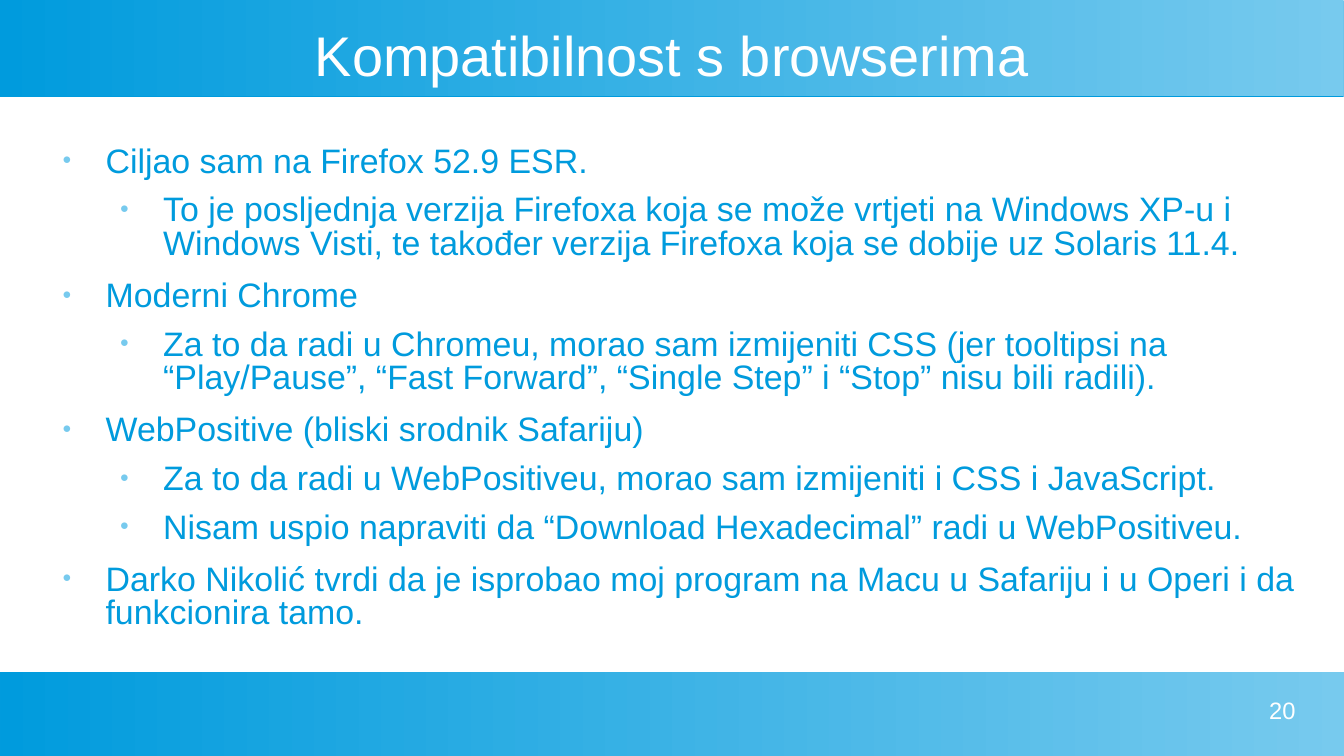
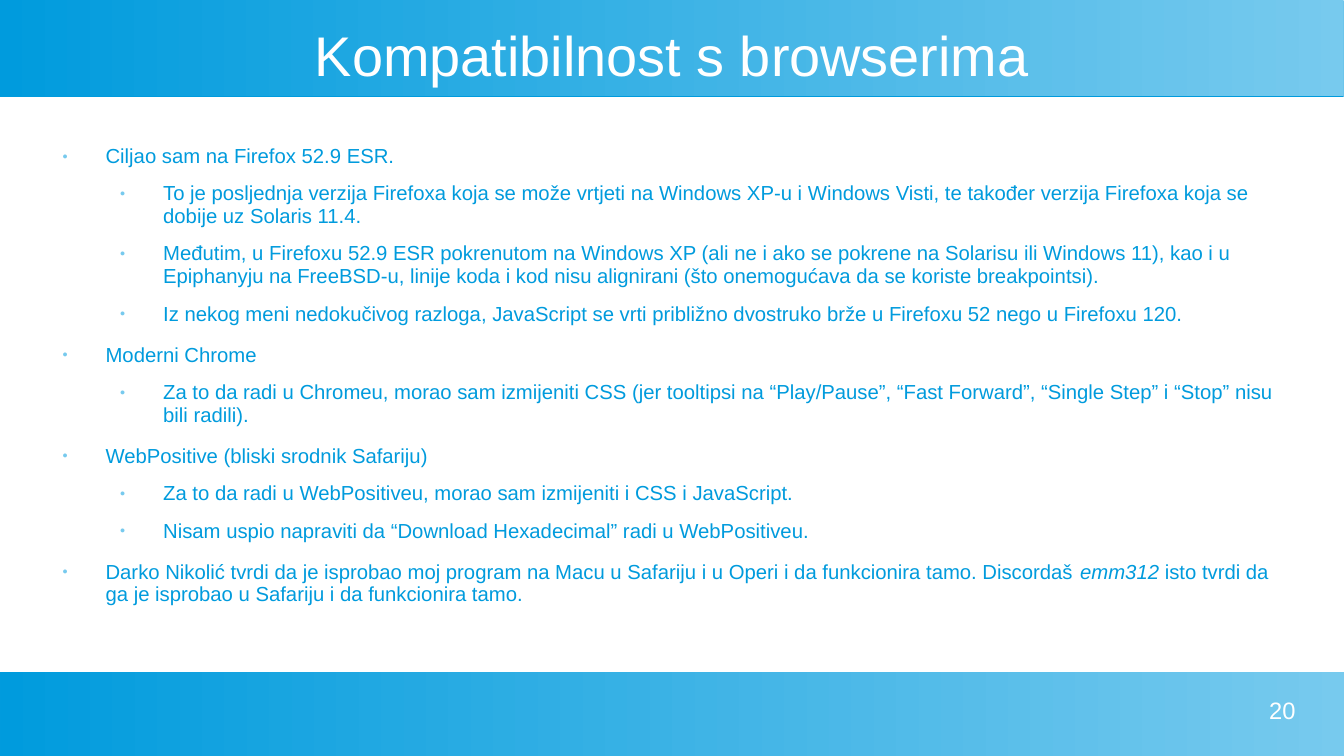
Before and after one commit to FlatAssembler/FlatAssembler.github.io, a slide deck: slide 20 of PicoBlaze/PicoBlaze.ppt. Drawn at 1344x756 pixels with LibreOffice and Linux fonts; fonts in the diff are those of the drawing. Boxes give left, top, right and bottom in pixels: in the first picture for what was removed or moved away, otherwise in the second. Text is boxed around its words. In the diff, an @@ line names an element or a change of style, - is before the commit and + after.

Commit message:
Updated the PicoBlaze documentation about browser compatibility

```diff
--- a/PicoBlaze/PicoBlaze.ppt
+++ b/PicoBlaze/PicoBlaze.ppt
@@ text at [106, 148, 1272, 543]: size 20 to 12 pt in "Ciljao sam na Firefox 52.9 ESR.", "To je posljednja verzija Firefoxa koja se ...", "Moderni Chrome", "Za to da radi u Chromeu, morao ..." and 3 more places; line spacing 0.83 to 0.93 @@
@@ text at [163, 245, 1230, 326]: paragraphs added @@
+  ● Međutim, u Firefoxu 52.9 ESR pokrenutom na Windows XP (ali ne i ako se pokrene na Solarisu ili Windows 11), kao i u Epiphanyju na FreeBSD-u, linije koda i kod nisu alignirani (što onemogućava da se koriste breakpointsi).
+  ● Iz nekog meni nedokučivog razloga, JavaScript se vrti približno dvostruko brže u Firefoxu 52 nego u Firefoxu 120.
@@ text at [106, 564, 1269, 606]: text changed; size 20 to 12 pt @@
-● Darko Nikolić tvrdi da je isprobao moj program na Macu u Safariju i u Operi i da funkcionira tamo.
+● Darko Nikolić tvrdi da je isprobao moj program na Macu u Safariju i u Operi i da funkcionira tamo. Discordaš emm312 isto tvrdi da ga je isprobao u Safariju i da funkcionira tamo.
```
Also in this commit, not shown: 1 other file.
